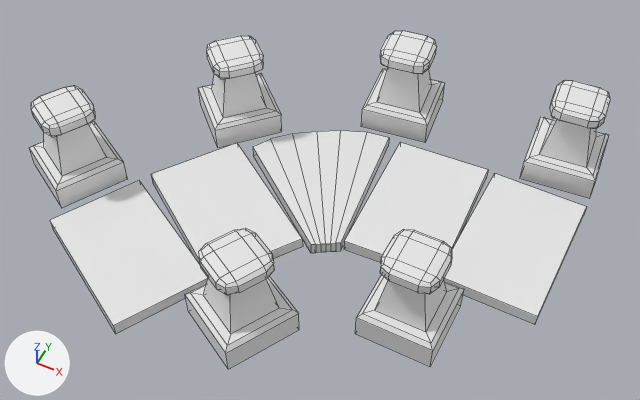
One commit to the Blender file Hex Tiles/HEX_Decorations_Road_60.blend: the scene before it, then after it.
One viewpoint serves both versions: a camera (50 mm lens) standing at (2.61, -5.2, 7.14) and looking at (0.26, -0.5, 1.26). Lighting does not change. The marker at lower left points along +X, +Y and +Z. Mesh edges are drawn as thin lines.

The older version as bpy lines, for what is in view:
```python
ob_cube_000 = bpy.data.objects.new('Cube.000', me_cube_024)
ob_cube_000.location = (0.0, 0.0, 1.0)
ob_cube_000.rotation_euler = (0.0, 0.0, 2.094)  # degrees (0, 0, 120)
ob_cube_000.scale = (0.677, 0.441, -0.0585)
ob_cube_002 = bpy.data.objects.new('Cube.002', me_cube_007)
ob_cube_002.location = (0.0, 0.0, 1.0)
ob_cube_002.rotation_euler = (0.0, 0.0, 1.542)  # degrees (0, 0, 88)
ob_cube_002.scale = (0.677, 0.441, -0.0585)
ob_cube_004 = bpy.data.objects.new('Cube.004', me_cube_030)
ob_cube_004.location = (0.0, 0.0, 1.0)
ob_cube_004.rotation_euler = (-0.003, 0.00517, 2.617)  # degrees (-0.2, 0.3, 150)
ob_cube_004.scale = (0.677, 0.441, -0.0585)
ob_cube_006 = bpy.data.objects.new('Cube.006', me_cube_026)
ob_cube_006.location = (0.0, 0.0, 1.0)
ob_cube_006.rotation_euler = (0.0, 0.0, 0.804)  # degrees (0, 0, 46)
ob_cube_006.scale = (0.328, 0.328, 0.115)
ob_cube_008 = bpy.data.objects.new('Cube.008', me_cube_023)
ob_cube_008.location = (0.0, 0.0, 1.0)
ob_cube_008.rotation_euler = (0.0, 0.0, 1.603)  # degrees (0, 0, 92)
ob_cube_008.scale = (0.677, 0.441, -0.0585)
ob_cube_012 = bpy.data.objects.new('Cube.012', me_cube_029)
ob_cube_012.location = (0.0, 0.0, 1.0)
ob_cube_012.rotation_euler = (0.0, 0.0, 2.53)  # degrees (0, 0, 145)
ob_cube_012.scale = (0.677, 0.441, -0.0585)
ob_cube_013 = bpy.data.objects.new('Cube.013', me_cube_031)
ob_cube_013.location = (0.0, 0.0, 1.0)
ob_cube_013.rotation_euler = (0.0, 0.0, 1.051)  # degrees (0, 0, 60)
ob_cube_013.scale = (0.328, 0.328, 0.115)
ob_cube_015 = bpy.data.objects.new('Cube.015', me_cube_034)
ob_cube_015.location = (0.0, 0.0, 1.0)
ob_cube_015.rotation_euler = (0.0, 0.0, -3.03)  # degrees (0, 0, -174)
ob_cube_015.scale = (0.328, 0.328, 0.115)
# also in view: 'Cube.009' at (2.04, 1.1, 1.47); 'Cube.014' at (-2.0, -1.03, 1.48); 'Cube.010' at (1.41, -1.18, 1.48)
```
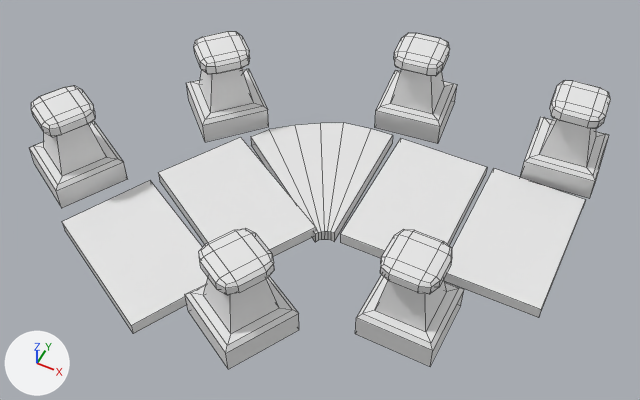
Where the newer file only moved an object's origin or applied its transform, the numbers keep the older frame.

What differs and where, as boxes [x1, y1, x2, y2] in the pictures (640 x 400 px):
'Cube.004', reshaped: before [50, 181, 208, 334]; after [62, 180, 208, 334]
'Cube.002', reshaped: before [444, 174, 587, 325]; after [444, 168, 585, 318]
'Cube.000', reshaped, turned: before [253, 131, 389, 253]; after [251, 123, 393, 242]
'Cube.012', reshaped: before [151, 143, 303, 264]; after [158, 137, 316, 257]
'Cube.008', reshaped: before [344, 142, 488, 263]; after [340, 138, 487, 258]
'Cube.006', deleted: before [198, 35, 282, 148]
'Cube.015', deleted: before [361, 31, 445, 143]
'Pillar 1', added: after [187, 31, 269, 142]
'Pillar 6', added: after [375, 33, 457, 143]

What changed in the scene script:
```text
Change me_cube_030:
    where me_cube_030.from_pydata(...)  # 8 vertices, 6 faces; spans x -0.85..1.15, y 3.39..5.39, z -1.77..0.23
    used by ob_cube_004; location = (0.0, 0.0, 1.0); rotation_euler = (-0.003, 0.00517, 2.617), in degrees (-0.2, 0.3, 150); scale = (0.677, 0.441, -0.0585)
    me_cube_030 part 1
    me_cube_030.vertices[0].co: (-0.85, 3.39, -1.77) -> (-0.93, 3.11, -1.76)
    me_cube_030.vertices[1].co: (-0.85, 3.39, 0.23) -> (-0.93, 3.11, 0.24)
    me_cube_030.vertices[2].co: (-0.85, 5.39, -1.77) -> (-0.96, 5.11, -1.76)  # pixel (113, 325) -> pixel (131, 325)
    me_cube_030.vertices[3].co: (-0.85, 5.39, 0.23) -> (-0.96, 5.11, 0.24)  # pixel (115, 334) -> pixel (133, 333)
    me_cube_030.vertices[4].co: (1.15, 3.39, -1.77) -> (1.07, 3.2, -1.76)  # pixel (139, 180) -> pixel (150, 180)
    me_cube_030.vertices[5].co: (1.15, 3.39, 0.23) -> (1.07, 3.2, 0.24)
    me_cube_030.vertices[6].co: (1.15, 5.39, -1.77) -> (1.04, 5.19, -1.76)  # pixel (49, 220) -> pixel (61, 221)
    me_cube_030.vertices[7].co: (1.15, 5.39, 0.23) -> (1.04, 5.19, 0.24)  # pixel (52, 228) -> pixel (64, 230)
Change me_cube_029:
    where me_cube_029.from_pydata(...)  # 8 vertices, 6 faces; spans x -1.06..0.94, y 1.26..3.26, z -2.2..-0.2
    used by ob_cube_012; location = (0.0, 0.0, 1.0); rotation_euler = (0.0, 0.0, 2.53), in degrees (0, 0, 145); scale = (0.677, 0.441, -0.0585)
    me_cube_029 part 2
    me_cube_029.vertices[0].co: (-1.06, 1.26, -2.2) -> (-0.98, 0.89, -2.2)  # pixel (302, 238) -> pixel (315, 227)
    me_cube_029.vertices[1].co: (-1.06, 1.26, -0.2) -> (-0.98, 0.89, -0.2)  # pixel (302, 246) -> not seen
    me_cube_029.vertices[2].co: (-1.06, 3.26, -2.2) -> (-1.07, 2.89, -2.2)
    me_cube_029.vertices[3].co: (-1.06, 3.26, -0.2) -> (-1.07, 2.89, -0.2)
    me_cube_029.vertices[4].co: (0.94, 1.26, -2.2) -> (1.02, 1.12, -2.2)  # pixel (237, 142) -> pixel (240, 137)
    me_cube_029.vertices[5].co: (0.94, 1.26, -0.2) -> (1.02, 1.12, -0.2)
    me_cube_029.vertices[6].co: (0.94, 3.26, -2.2) -> (0.92, 3.12, -2.2)  # pixel (150, 174) -> pixel (158, 172)
    me_cube_029.vertices[7].co: (0.94, 3.26, -0.2) -> (0.92, 3.12, -0.2)  # pixel (152, 182) -> pixel (159, 181)
Change me_cube_024:
    used by ob_cube_000; location = (0.0, 0.0, 1.0); rotation_euler = (0.0, 0.0, 2.094), in degrees (0, 0, 120); scale = (0.677, 0.441, -0.0585)
    remove me_cube_024.from_pydata(...)  # 28 vertices, 26 faces; spans x -1.37..0.72, y -1.59..1.42, z -1.57..0.43
    add me_cube_024.from_pydata(...)  # 28 vertices, 26 faces; spans x -1.2..0.89, y -1.65..1.49, z -1.57..0.43
    me_cube_024 part 3: 28 of 28 vertices moved; they spanned x -1.37..0.72, y -1.59..1.42, z -1.57..0.43 and now span x -1.2..0.89, y -1.65..1.49, z -1.57..0.43; mean shift (0.17, -0.03, 0.0); largest move (-1.37, 0.2, -1.57) -> (-1.17, 0.08, -1.57)
Change me_cube_023:
    where me_cube_023.from_pydata(...)  # 8 vertices, 6 faces; spans x -1.08..0.92, y -3.3..-1.3, z -1.76..0.24
    used by ob_cube_008; location = (0.0, 0.0, 1.0); rotation_euler = (0.0, 0.0, 1.603), in degrees (0, 0, 92); scale = (0.677, 0.441, -0.0585)
    me_cube_023 part 4
    me_cube_023.vertices[0].co: (-1.08, -3.3, -1.76) -> (-1.04, -3.16, -1.76)
    me_cube_023.vertices[1].co: (-1.08, -3.3, 0.24) -> (-1.04, -3.16, 0.24)
    me_cube_023.vertices[2].co: (-1.08, -1.3, -1.76) -> (-1.0, -1.16, -1.76)  # pixel (344, 241) -> pixel (340, 234)
    me_cube_023.vertices[3].co: (-1.08, -1.3, 0.24) -> (-1.0, -1.16, 0.24)  # pixel (343, 249) -> pixel (340, 242)
    me_cube_023.vertices[4].co: (0.92, -3.3, -1.76) -> (0.96, -3.26, -1.76)  # pixel (488, 169) -> pixel (487, 167)
    me_cube_023.vertices[5].co: (0.92, -3.3, 0.24) -> (0.96, -3.26, 0.24)  # pixel (486, 178) -> pixel (485, 175)
    me_cube_023.vertices[6].co: (0.92, -1.3, -1.76) -> (1.0, -1.26, -1.76)  # pixel (400, 142) -> pixel (400, 138)
    me_cube_023.vertices[7].co: (0.92, -1.3, 0.24) -> (1.0, -1.26, 0.24)
Change me_cube_007:
    where me_cube_007.from_pydata(...)  # 8 vertices, 6 faces; spans x -0.97..1.03, y -5.37..-3.37, z -1.76..0.24
    used by ob_cube_002; location = (0.0, 0.0, 1.0); rotation_euler = (0.0, 0.0, 1.542), in degrees (0, 0, 88); scale = (0.677, 0.441, -0.0585)
    me_cube_007 part 5
    me_cube_007.vertices[0].co: (-0.97, -5.37, -1.76) -> (-0.85, -5.38, -1.76)  # pixel (537, 316) -> pixel (541, 309)
    me_cube_007.vertices[1].co: (-0.97, -5.37, 0.24) -> (-0.85, -5.38, 0.24)  # pixel (534, 324) -> pixel (538, 317)
    me_cube_007.vertices[2].co: (-0.97, -3.37, -1.76) -> (-0.89, -3.38, -1.76)
    me_cube_007.vertices[3].co: (-0.97, -3.37, 0.24) -> (-0.89, -3.38, 0.24)
    me_cube_007.vertices[4].co: (1.03, -5.37, -1.76) -> (1.15, -5.29, -1.76)  # pixel (586, 206) -> pixel (585, 199)
    me_cube_007.vertices[5].co: (1.03, -5.37, 0.24) -> (1.15, -5.29, 0.24)  # pixel (583, 215) -> pixel (582, 208)
    me_cube_007.vertices[6].co: (1.03, -3.37, -1.76) -> (1.11, -3.29, -1.76)  # pixel (494, 173) -> pixel (493, 168)
    me_cube_007.vertices[7].co: (1.03, -3.37, 0.24) -> (1.11, -3.29, 0.24)
Remove ob_cube_015:
    ob_cube_015 = bpy.data.objects.new('Cube.015', me_cube_034)
Remove ob_cube_006:
    ob_cube_006 = bpy.data.objects.new('Cube.006', me_cube_026)
Change ob_cube_000:
    ob_cube_000.rotation_euler: (0.0, 0.0, 2.094) -> (0.0, 0.0, 2.068)  # degrees (0, 0, 120) -> degrees (0, 0, 118)
Add ob_pillar_1:
    ob_pillar_1 = bpy.data.objects.new('Pillar 1', me_cube_026_1)  # 76 vertices, 74 faces; spans x -2.8..-0.8, y 2.4..4.4, z -0.03..7.45; in mat_roadsegment (its picture is missing)
    ob_pillar_1.location = (0.0, 0.0, 1.0)
    ob_pillar_1.rotation_euler = (0.0, 0.0, 0.804)  # degrees (0, 0, 46)
    ob_pillar_1.scale = (0.328, 0.328, 0.115)
Add ob_pillar_6:
    ob_pillar_6 = bpy.data.objects.new('Pillar 6', me_cube_034_1)  # 76 vertices, 74 faces; spans x -2.88..-0.88, y -4.52..-2.52, z -0.31..7.16; in mat_roadsegment (its picture is missing)
    ob_pillar_6.location = (0.0, 0.0, 1.0)
    ob_pillar_6.rotation_euler = (0.0, 0.0, -3.03)  # degrees (0, 0, -174)
    ob_pillar_6.scale = (0.328, 0.328, 0.115)
```
